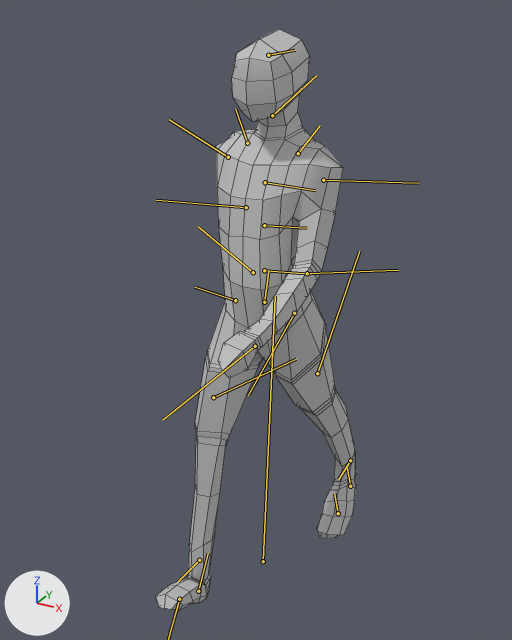
One commit to the FBX model FridgeEntertainmentGame/Assets/Animation/walkCycleAnimation.fbx: the scene before it, then after it.
The view is the same before and after, from a 50 mm lens placed at (0.943, -1.768, 1.832), pointed at (-0.033, 0.006, 0.945). The lights are fixed; the arrows at lower left show +X, +Y and +Z. Both versions are drawn at frame 1 of the action 'Take 001'; the numbers are the values there. The bones that bend it are drawn over the model as lines. Mesh edges are drawn as thin lines.

Names of what the first picture shows: 'characterLowPoly:polySurface1'.
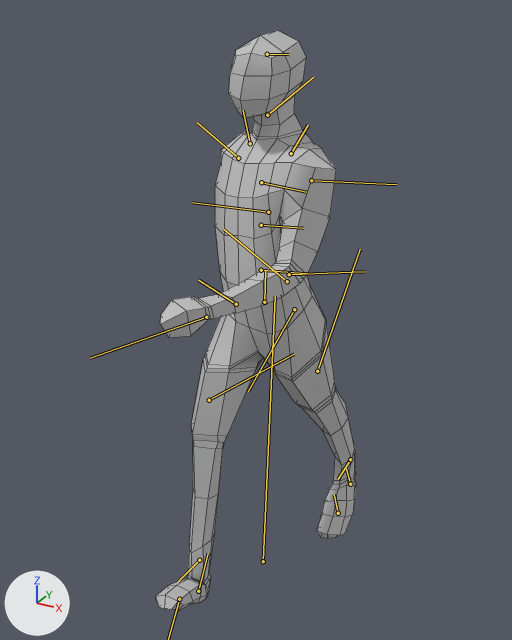
What differs and where, as boxes [x1, y1, x2, y2] in the pictures (512 x 640 px):
'characterLowPoly:polySurface1', posed
    before: [155, 29, 356, 611]
    after: [155, 31, 356, 611]
bone 'COG_Jnt', root to tip
    before: (264, 302) to (268, 271)
    after: (264, 302) to (265, 270)
bone 'Hip_L_Jnt', root to tip
    before: (294, 313) to (248, 395)
    after: (294, 309) to (248, 391)
bone 'Foot_L_Jnt', root to tip
    before: (350, 486) to (347, 467)
    after: (350, 484) to (346, 468)
bone 'Hip_R_Jnt', root to tip
    before: (235, 300) to (195, 287)
    after: (236, 304) to (198, 280)
bone 'Knee_R_Jnt', root to tip
    before: (213, 397) to (296, 359)
    after: (209, 400) to (294, 354)
bone 'Lower_Back_Jnt', root to tip
    before: (264, 270) to (310, 274)
    after: (261, 270) to (306, 273)
bone 'Upper_Back_Jnt', root to tip
    before: (265, 182) to (315, 190)
    after: (261, 182) to (306, 192)
bone 'Elbow_L_Jnt', root to tip
    before: (307, 273) to (398, 270)
    after: (289, 274) to (365, 271)
bone 'Neck_Jnt', root to tip
    before: (272, 115) to (316, 75)
    after: (267, 115) to (313, 77)

The change, as a list of edits to the scene's bpy script:
```text
Change bone_cog_jnt:
    where bone_cog_jnt = bpy.data.objects['Joint_Grp'].pose.bones['COG_Jnt']  # child of 'Root_Jnt'
    bone_cog_jnt.rotation_quaternion: (1.0, 0.0, 0.0, 0.0) -> (0.998, 0.0, 0.0, 0.056)  # degrees (0, 0, 0) -> degrees (0, 0, 6)
Change bone_hip_l_jnt:
    where bone_hip_l_jnt = bpy.data.objects['Joint_Grp'].pose.bones['Hip_L_Jnt']  # child of 'COG_Jnt'
    bone_hip_l_jnt.rotation_quaternion: (0.982, -0.04, -0.016, -0.182) -> (0.982, -0.021, -0.07, -0.174)  # degrees (-4, -3, -21) -> degrees (-1, -8, -20)
Change bone_foot_l_jnt:
    where bone_foot_l_jnt = bpy.data.objects['Joint_Grp'].pose.bones['Foot_L_Jnt']  # child of 'Ankle_L_Jnt'
    bone_foot_l_jnt.rotation_quaternion: (0.998, -0.007, 0.0, -0.061) -> (0.996, -0.008, 0.0, -0.084)  # degrees (-1, 0, -7) -> degrees (-1, 0, -10)
Change bone_hip_r_jnt:
    where bone_hip_r_jnt = bpy.data.objects['Joint_Grp'].pose.bones['Hip_R_Jnt']  # child of 'COG_Jnt'
    bone_hip_r_jnt.rotation_quaternion: (0.953, 0.016, -0.008, 0.302) -> (0.937, 0.006, -0.068, 0.343)  # degrees (1, -1, 35) -> degrees (-2, -8, 40)
Change bone_knee_r_jnt:
    where bone_knee_r_jnt = bpy.data.objects['Joint_Grp'].pose.bones['Knee_R_Jnt']  # child of 'Hip_R_Jnt'
    bone_knee_r_jnt.rotation_quaternion: (0.99, 0.0, 0.006, 0.143) -> (0.976, 0.0, 0.009, 0.216)  # degrees (0, 1, 16) -> degrees (0, 1, 25)
Change bone_lower_back_jnt:
    where bone_lower_back_jnt = bpy.data.objects['Joint_Grp'].pose.bones['Lower_Back_Jnt']  # child of 'COG_Jnt'
    bone_lower_back_jnt.rotation_quaternion: (1.0, 0.0, 0.0, 0.0) -> (0.998, 0.0, 0.014, -0.054)  # degrees (0, 0, 0) -> degrees (0, 2, -6)
Change bone_upper_back_jnt:
    where bone_upper_back_jnt = bpy.data.objects['Joint_Grp'].pose.bones['Upper_Back_Jnt']  # child of 'Mid_Back_Jnt'
    bone_upper_back_jnt.rotation_quaternion: (0.999, 0.0, 0.013, -0.05) -> (0.988, 0.151, -0.005, -0.031)  # degrees (0, 2, -6) -> degrees (17, 0, -4)
Change bone_elbow_l_jnt:
    where bone_elbow_l_jnt = bpy.data.objects['Joint_Grp'].pose.bones['Elbow_L_Jnt']  # child of 'Shoulder_L_Jnt'
    bone_elbow_l_jnt.rotation_quaternion: (0.967, 0.02, -0.237, 0.088) -> (0.934, -0.012, -0.334, 0.123)  # degrees (0, -28, 10) -> degrees (-8, -38, 18)
Change bone_neck_jnt:
    where bone_neck_jnt = bpy.data.objects['Joint_Grp'].pose.bones['Neck_Jnt']  # child of 'Upper_Back_Jnt'
    bone_neck_jnt.rotation_quaternion: (0.999, -0.009, -0.01, 0.05) -> (0.98, -0.172, 0.099, 0.017)  # degrees (-1, -1, 6) -> degrees (-20, 11, 0)
```
